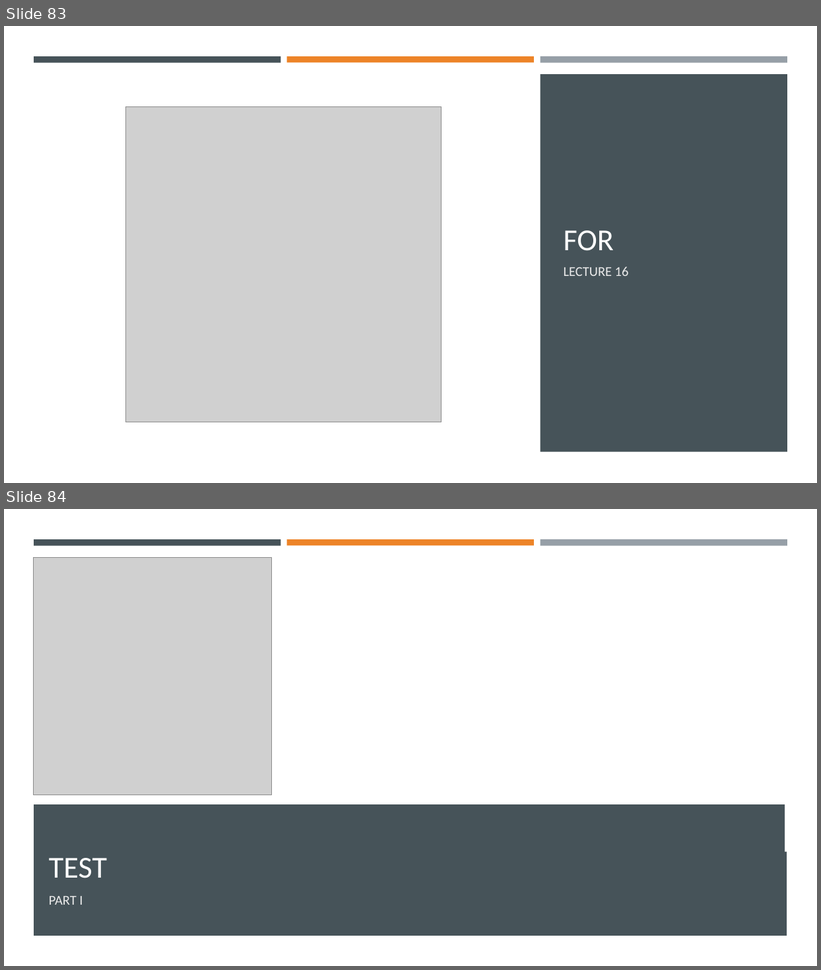
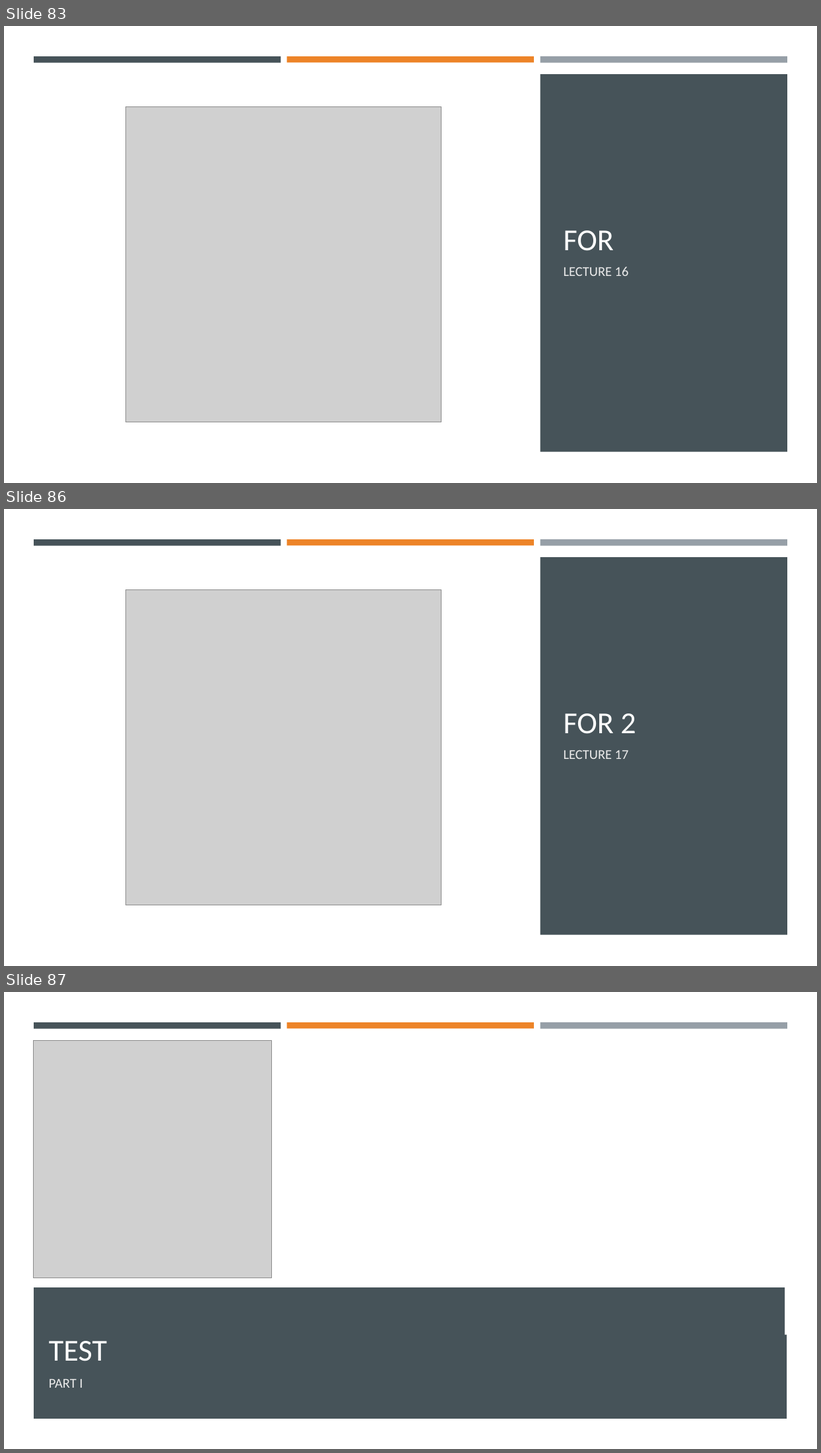
Before and after one commit to Ghost0396/iot, a slide deck: python/Python 3.pptx. Shown one above the other, each under a label of ours: slides 83 and 84 before the commit, slides 83, 86 and 87 after it; the slides between them are not shown. The pictures are 821x970 and 821x1453 pixels, drawn with LibreOffice and Linux fonts; fonts in the diff are those of the drawing; grey boxes stand for pictures. Boxes give left, top, right and bottom in pixels: in the first picture for what was removed or moved away, otherwise in the second. Text is boxed around its words. In the diff, an @@ line names an element or a change of style, - is before the commit and + after.

```diff
--- a/python/Python 3.pptx
+++ b/python/Python 3.pptx
@@ slide 86 added at (x1=4, y1=509, x2=817, y2=966), background #FFFFFF @@
@@ rectangle added at (x1=34, y1=539, x2=281, y2=545), fill #465359 @@
@@ rectangle added at (x1=287, y1=539, x2=534, y2=545), fill #ED8428 @@
@@ rectangle added at (x1=540, y1=539, x2=787, y2=546), fill #969FA7 @@
@@ rectangle added at (x1=4, y1=552, x2=817, y2=966), fill #FFFFFF @@
@@ rectangle added at (x1=540, y1=557, x2=787, y2=935), fill #465359 @@
@@ picture added at (x1=125, y1=590, x2=442, y2=906) @@
@@ title added at (x1=564, y1=714, x2=636, y2=734), 36 pt, text #FFFFFF @@
+FOR 2
@@ text added at (x1=564, y1=750, x2=629, y2=759), 16 pt, text #EBEBEB @@
+LECTURE 17
@@ what was slide 84 is now slide 87 @@
```
Also in this commit, not shown: 2 other slides added, 2 other files.
